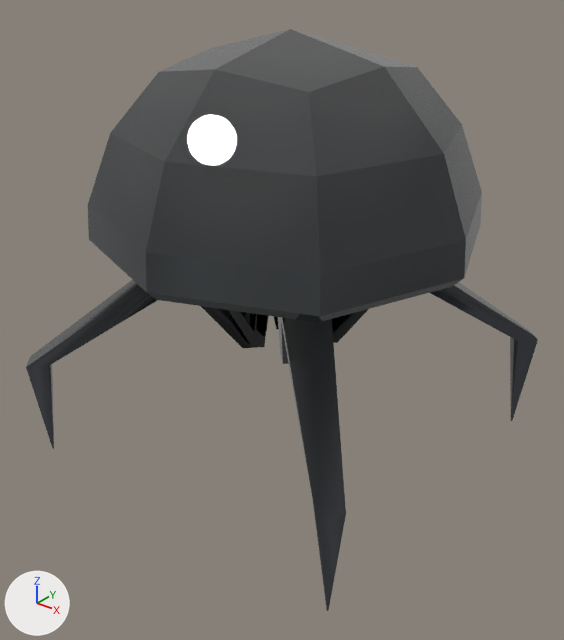
The FBX model Bowling/Assets/Model/Enemy/ShortEnemy/shortEnemy.fbx, before and after one commit.
One viewpoint serves both versions: a 50 mm camera at (0.993, -1.268, 1.091) aimed at (0.026, -0.058, 0.342). Lighting does not change. The marker at lower left points along +X, +Y and +Z. Where no turn or scale is listed for an object, it has been applied to the vertices.

The first picture shows 'head', 'legs'.
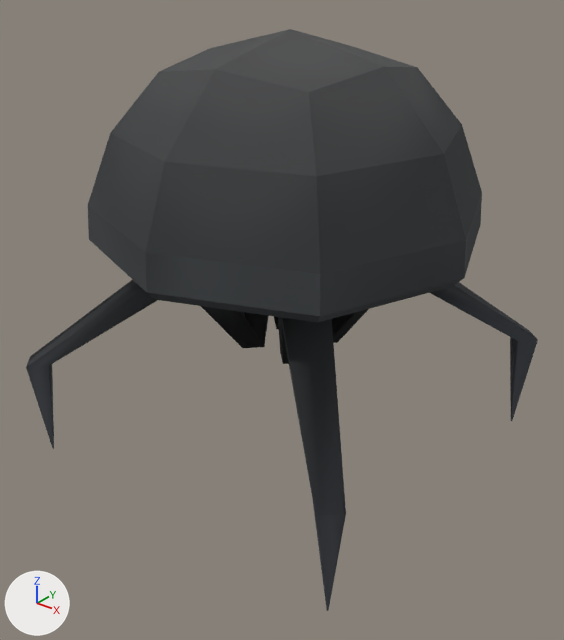
The change, as a diff of the scene's bpy script:
```diff
--- a/Bowling/Assets/Model/Enemy/ShortEnemy/shortEnemy.fbx.py
+++ b/Bowling/Assets/Model/Enemy/ShortEnemy/shortEnemy.fbx.py
@@ mat_マテリアル_007 @@
 mat_マテリアル_007.texture = img_enemyhead_png
-mat_マテリアル_007.roughness = 0.0
+mat_マテリアル_007.roughness = 1.0
@@ mat_マテリアル_008 @@
 mat_マテリアル_008.texture = img_enemyleg_png
-mat_マテリアル_008.roughness = 0.0
+mat_マテリアル_008.roughness = 1.0
```

Pixel boxes (x1, y1, x2, y2) of what changed, in the pictures (564 x 640 px):
'head', surface changed: (88, 29, 482, 322) in both
'legs', surface changed (grey to black): (26, 280, 535, 438) in both
